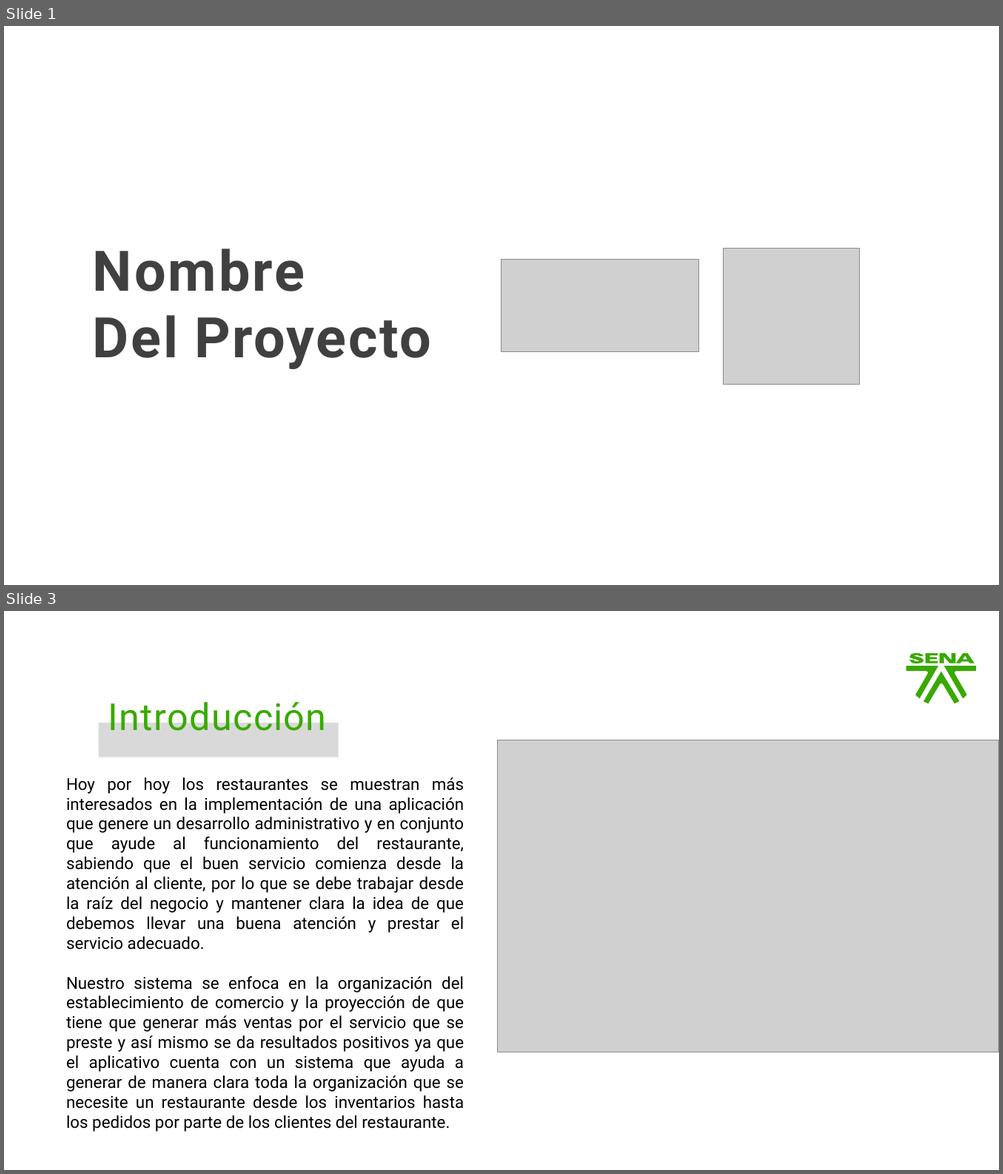
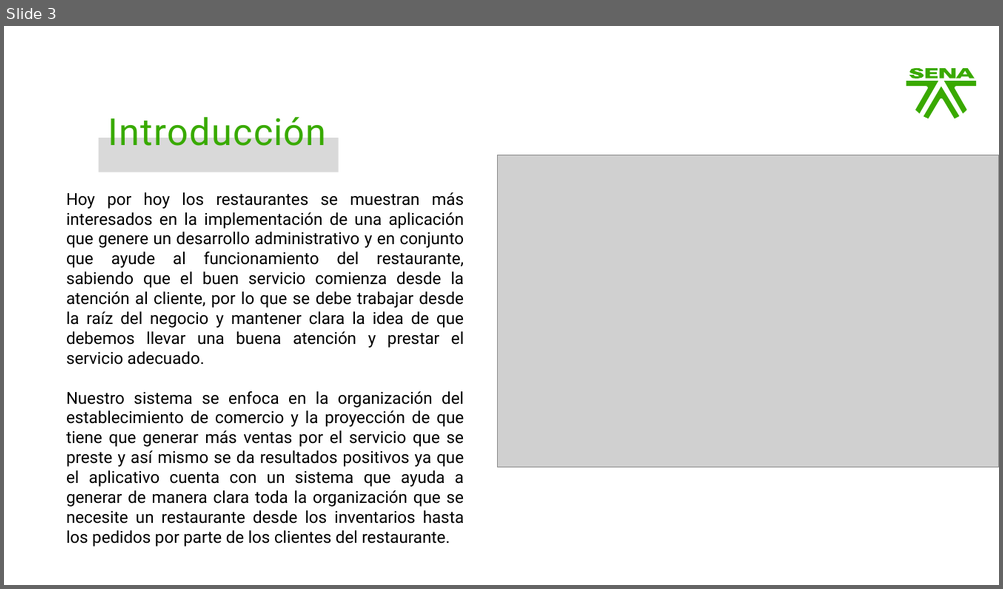
Before and after one commit to luckhazzard03/ADSO_N_2617510_G2R, a slide deck: trim_2/1_gestion_proyecto/2_levantamiento_informacion/DiapositivasPresentaciónproyecto.pptx. Shown one above the other, each under a label of ours: slides 1 and 3 before the commit, slide 3 after it; the slides between them are not shown. The pictures are 1003x1174 and 1003x589 pixels, drawn with LibreOffice and Linux fonts; fonts in the diff are those of the drawing; grey boxes stand for pictures; background and template pictures are left out. Boxes give left, top, right and bottom in pixels: in the first picture for what was removed or moved away, otherwise in the second. Text is boxed around its words. In the diff, an @@ line names an element or a change of style, - is before the commit and + after.

```diff
--- a/trim_2/1_gestion_proyecto/2_levantamiento_informacion/DiapositivasPresentaciónproyecto.pptx
+++ b/trim_2/1_gestion_proyecto/2_levantamiento_informacion/DiapositivasPresentaciónproyecto.pptx
@@ slide 1 removed at <box>4,26,999,585</box>, background picture (left out) @@
@@ title removed at <box>93,249,431,369</box> @@
-Nombre
-Del Proyecto
@@ picture removed at <box>502,260,699,352</box> @@
@@ picture removed at <box>723,248,859,385</box> @@
```
Also in this commit, not shown: 5 slides changed, 1 slide added, 14 other files.
